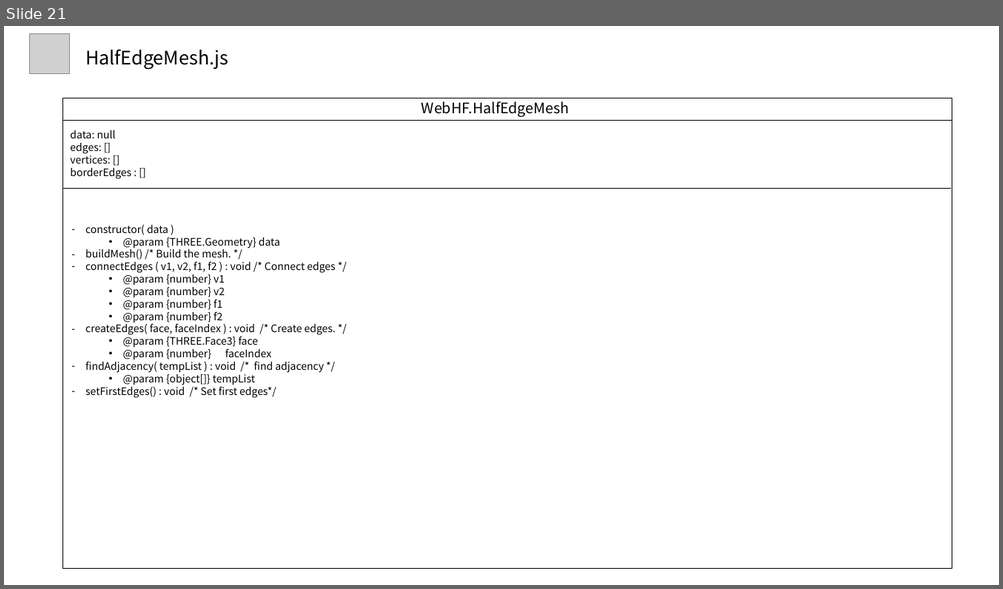
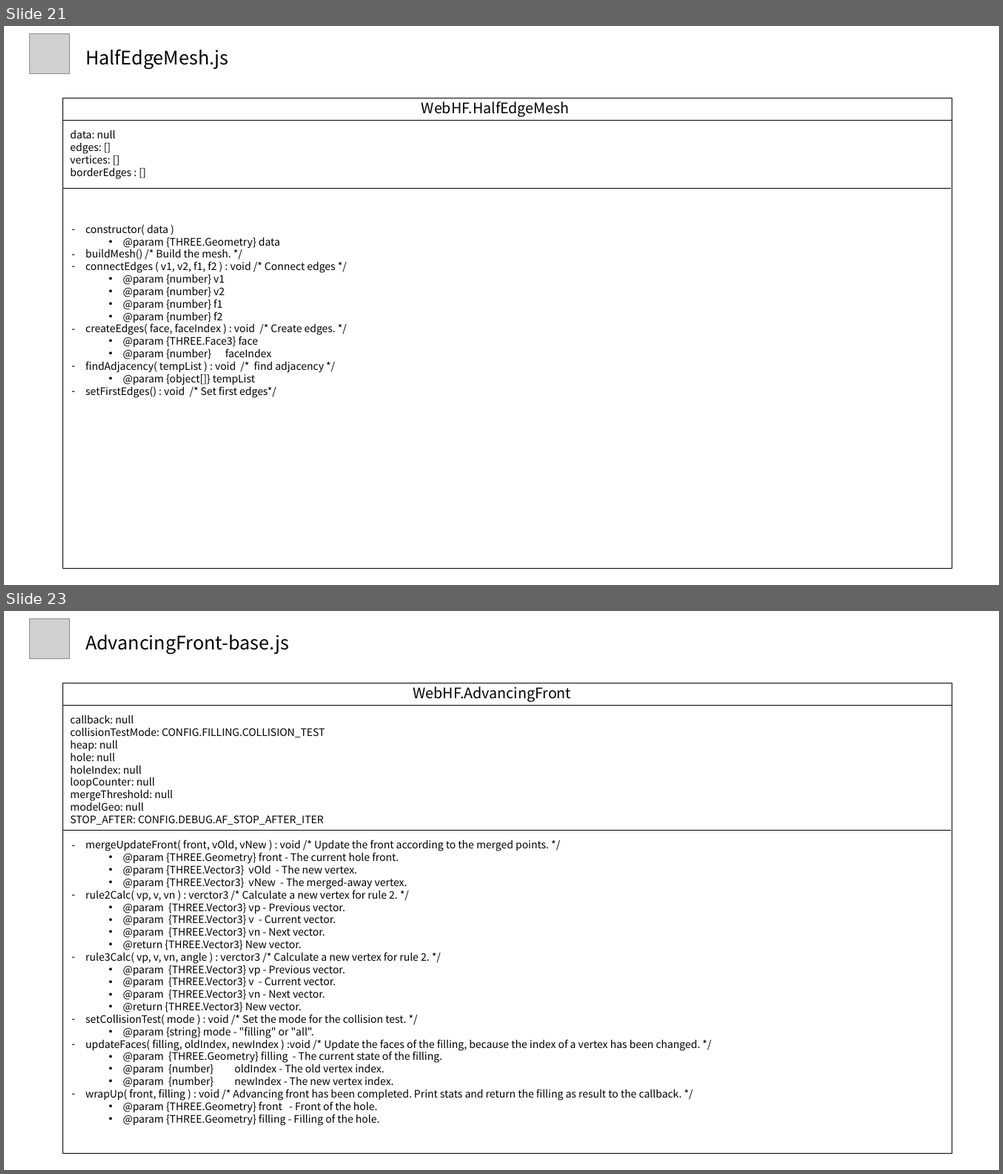
Before and after one commit to alexchun78/threeJS-holeFilling, a slide deck: (코드분석) WebGL Hole Filling.pptx. Shown one above the other, each under a label of ours: slide 21 before the commit, slides 21 and 23 after it; the slides between them are not shown. The pictures are 1003x589 and 1003x1174 pixels, drawn with LibreOffice and Linux fonts; fonts in the diff are those of the drawing; grey boxes stand for pictures. Boxes give left, top, right and bottom in pixels: in the first picture for what was removed or moved away, otherwise in the second. Text is boxed around its words. In the diff, an @@ line names an element or a change of style, - is before the commit and + after.

```diff
--- a/(코드분석) WebGL Hole Filling.pptx
+++ b/(코드분석) WebGL Hole Filling.pptx
@@ slide 23 added at [4,611,999,1170], background #FFFFFF @@
@@ picture added at [29,618,70,659] @@
@@ text added at [85,635,289,654], 18 pt, text #000000 @@
+AdvancingFront-base.js
@@ rectangle added at [63,684,951,1154], outline #000000 0.5 pt @@
@@ text added at [413,683,572,702], 14 pt, text #000000 @@
+WebHF.AdvancingFront
@@ line added from (63, 706) to (951, 706), #000000 0.5 pt @@
@@ text added at [70,715,324,825], 10 pt, text #000000 @@
+callback: null
+collisionTestMode: CONFIG.FILLING.COLLISION_TEST
+heap: null
+hole: null
+holeIndex: null
+loopCounter: null
+mergeThreshold: null
+modelGeo: null
+STOP_AFTER: CONFIG.DEBUG.AF_STOP_AFTER_ITER
@@ line added from (63, 830) to (950, 830), #000000 0.5 pt @@
@@ text added at [85,840,700,1126], 10 pt, text #000000 @@
+– mergeUpdateFront( front, vOld, vNew ) : void /* Update the front according to the merged points. */
+  • @param {THREE.Geometry} front - The current hole front.
+  • @param {THREE.Vector3} vOld - The new vertex.
+  • @param {THREE.Vector3} vNew - The merged-away vertex.
+– rule2Calc( vp, v, vn ) : verctor3 /* Calculate a new vertex for rule 2. */
+  • @param {THREE.Vector3} vp - Previous vector.
+  • @param {THREE.Vector3} v - Current vector.
+  • @param {THREE.Vector3} vn - Next vector.
+  • @return {THREE.Vector3} New vector.
+– rule3Calc( vp, v, vn, angle ) : verctor3 /* Calculate a new vertex for rule 2. */
+  • @param {THREE.Vector3} vp - Previous vector.
+  • @param {THREE.Vector3} v - Current vector.
+  • @param {THREE.Vector3} vn - Next vector.
+  • @return {THREE.Vector3} New vector.
+– setCollisionTest( mode ) : void /* Set the mode for the collision test. */
+  • @param {string} mode - "filling" or "all".
+– updateFaces( filling, oldIndex, newIndex ) :void /* Update the faces of the filling, because the index of a vertex has been changed. */
+  • @param {THREE.Geometry} filling - The current state of the filling.
+  • @param {number} oldIndex - The old vertex index.
+  • @param {number} newIndex - The new vertex index.
+– wrapUp( front, filling ) : void /* Advancing front has been completed. Print stats and return the filling as result to the callback. */
+  • @param {THREE.Geometry} front - Front of the hole.
+  • @param {THREE.Geometry} filling - Filling of the hole.
```
Also in this commit, not shown: 3 other slides added.
